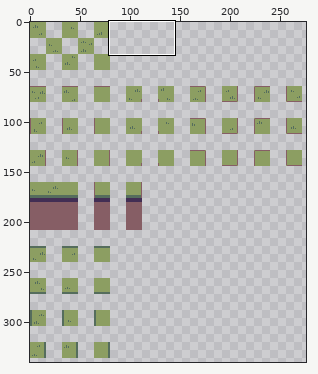
A pixel-art file gets an edit: Game Art/Enviorment/Plains Tilemap.aseprite. Above: a wide view before the commit, with the close-up outlined.
Close-up. As it was:
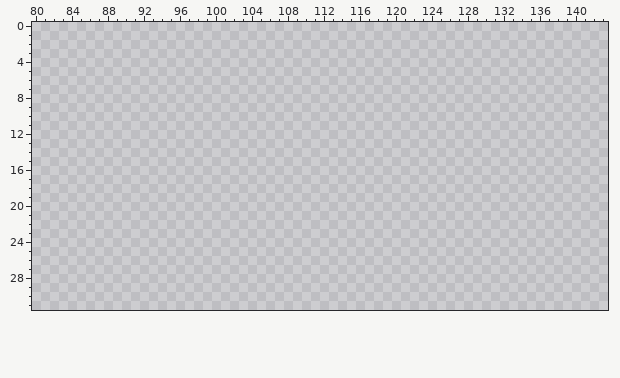
360x360 pixels, 1 frame. Shown: x 80..143, y 0..31. The wide view leaves out empty margins.
Palette (. is transparent): 
The result:
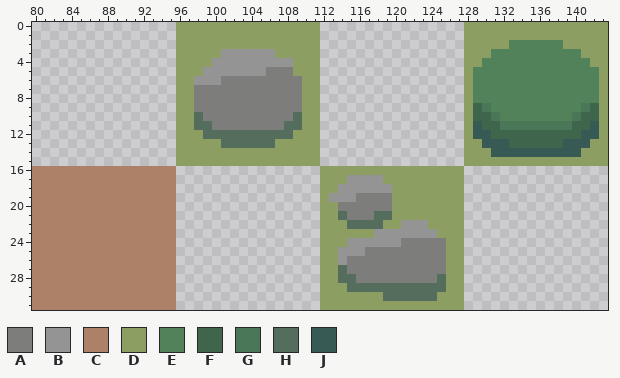
Colours new in this view: A #7d7d7c  B #949494  C #ad8168  D #8c9e62  E #51825a  F #3f664c  G #497757  H #556d5d  J #385a54
The edit:
The edit adds colour A in row 5 at x 106 to 108; in row 6 at x 101 to 109; in rows 7 to 9 at x 98 to 109; in row 10 at x 99 to 108; in row 11 at x 100 to 107; in row 19 at x 116 to 119.
The edit adds colour A in row 20 at x 114 to 119; in row 21 at x 115 to 117; in row 24 at x 121 to 125; in row 25 at x 117 to 125; in rows 26 to 27 at x 115 to 125; in row 28 at x 116 to 124.
The edit adds colour B in row 3 at x 101 to 106; in row 4 at x 100 to 108; in row 5 at x 99 to 105; in row 6 at x 98 to 100; in row 17 at x 115 to 118; in row 18 at x 114 to 119.
The edit adds colour B in row 19 at x 113 to 115; in row 22 at x 121 to 123; in row 23 at x 118 to 124; in row 24 at x 115 to 120; in row 25 at x 114 to 116; in row 26 at x 114.
The edit adds colour C in rows 16 to 31 at x 80 to 95.
The edit adds colour D in rows 0 to 1 at x 96 to 111 and 128 to 143; in row 2 at x 96 to 111, 128 to 132 and 139 to 143; in row 3 at x 96 to 100, 107 to 111, 128 to 130 and 141 to 143; in row 4 at x 96 to 99, 109 to 111, 128 to 129 and 142 to 143; in row 5 at x 96 to 98, 109 to 111, 128 and 143; in rows 6 to 11 at x 96 to 97, 110 to 111, 128 and 143.
The edit adds colour D in row 12 at x 96 to 98, 109 to 111, 128 and 143; in row 13 at x 96 to 100, 107 to 111, 128 to 129 and 142 to 143; in row 14 at x 96 to 111, 128 to 130 and 141 to 143; in row 15 at x 96 to 111 and 128 to 143; in row 16 at x 112 to 127; in row 17 at x 112 to 114 and 119 to 127.
The edit adds colour D in row 18 at x 112 to 113 and 120 to 127; in row 19 at x 112 and 120 to 127; in rows 20 to 21 at x 112 to 113 and 120 to 127; in row 22 at x 112 to 114, 119 to 120 and 124 to 127; in row 23 at x 112 to 117 and 125 to 127; in row 24 at x 112 to 114 and 126 to 127.
The edit adds colour D in rows 25 to 28 at x 112 to 113 and 126 to 127; in row 29 at x 112 to 114 and 126 to 127; in row 30 at x 112 to 118 and 125 to 127; in row 31 at x 112 to 127.
The edit adds colour E in row 2 at x 133 to 138; in row 3 at x 131 to 140; in row 4 at x 130 to 141; in rows 5 to 8 at x 129 to 142; in row 9 at x 131 to 140; in row 10 at x 132 to 139.
The edit adds colour F in row 9 at x 129 and 142; in row 10 at x 129 to 130 and 141 to 142; in row 11 at x 130 to 131 and 140 to 141; in row 12 at x 131 to 140; in row 13 at x 133 to 138.
The edit adds colour G in row 9 at x 130 and 141; in row 10 at x 131 and 140; in row 11 at x 132 to 139.
The edit adds colour H in row 10 at x 98 and 109; in row 11 at x 98 to 99 and 108 to 109; in row 12 at x 99 to 108; in row 13 at x 101 to 106; in row 21 at x 114 and 118 to 119; in row 22 at x 115 to 118.
The edit adds colour H in row 27 at x 114; in row 28 at x 114 to 115 and 125; in row 29 at x 115 to 125; in row 30 at x 119 to 124.
The edit adds colour J in row 11 at x 129 and 142; in row 12 at x 129 to 130 and 141 to 142; in row 13 at x 130 to 132 and 139 to 141; in row 14 at x 131 to 140.
Changed places in both close-ups, as pixel boxes (x1, y1, x2, y2):
added: (32, 22, 608, 310)
